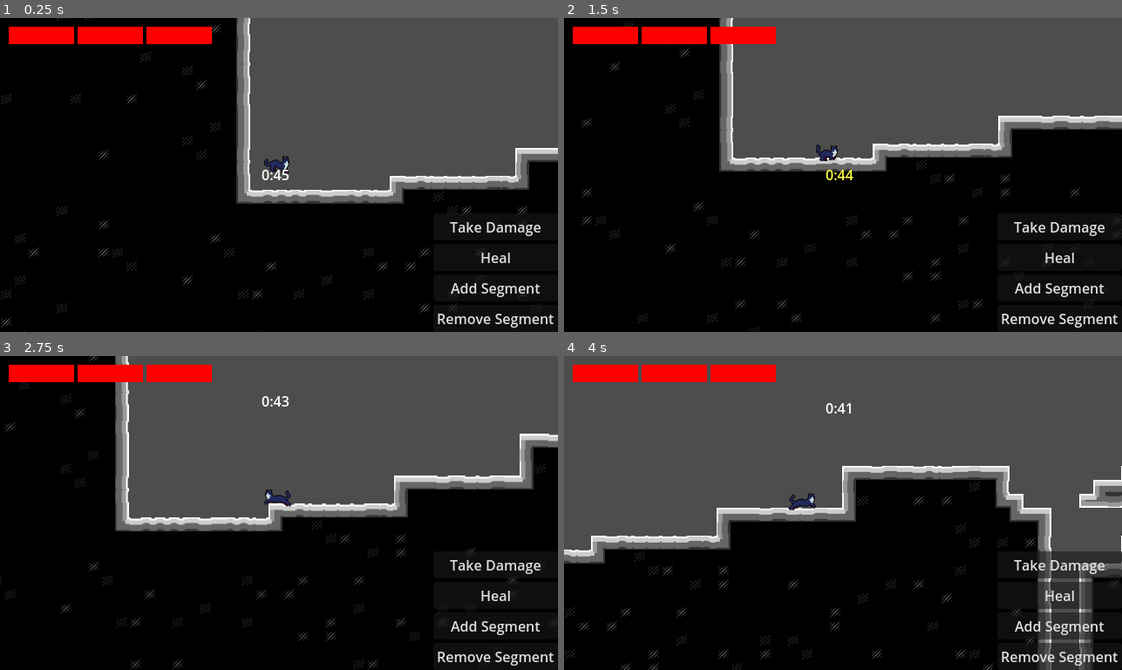
Above: before the commit, frames 1-4 (two rows, left to right).
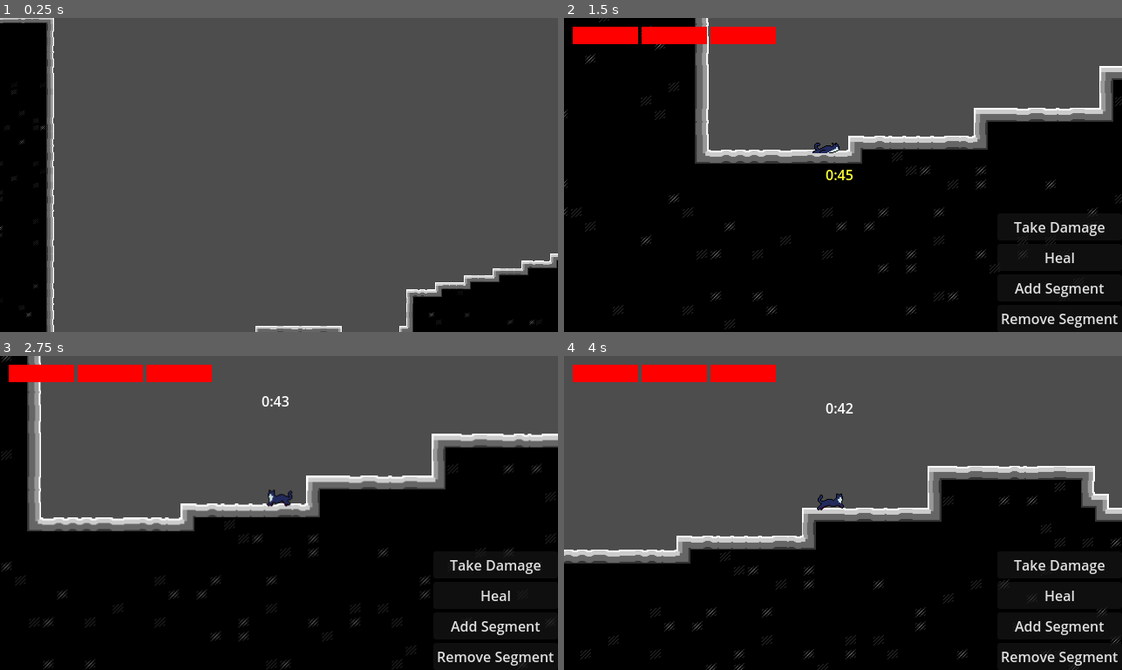
Above: after the commit, the same moments.

Repository: EmperorCookie/groundhogvania
Game: Godot game, scene res://levels/prototype/prototype_level.tscn
Two runs of this game, one before a commit and one after it. Both use one fixed random seed, a clock stepped at 60 frames per second and the inputs below. This scene is started directly instead of the project's main scene.
Inputs:
- Up to frame 1 (0.25 s): no input
- Up to frame 2 (1.5 s): hold Right (player_right) from 0.53 s (still down); tap Space (player_jump) at 0.6, 0.77, 1.07 s; tap Shift (player_dash) at 1.35 s
- Up to frame 3 (2.75 s): tap Space (player_jump) at 1.52, 1.55, 1.82, 2.1 s; release Right (player_right) at 2.03 s; hold Left (player_left) from 2.03 s (still down)
- Up to frame 4 (4 s): release Left (player_left) at 2.78 s; hold Right (player_right) from 2.78 s (still down); tap Shift (player_dash) at 2.85 s; tap Space (player_jump) at 3.02, 3.05, 3.32, 3.6, 3.77 s

The runs differ from the first frame. In frame 1, 61% of the frame differs, in the area x 0-100%, y 0-100%; in frame 2, 10%; in frame 3, 17%; in frame 4, 17%.

Commit message:
Preview controller added

Diff:
--- a/levels/prototype/prototype_level.tscn
+++ b/levels/prototype/prototype_level.tscn
@@ -1,9 +1,11 @@
-[gd_scene load_steps=5 format=4 uid="uid://byq04x76yogq2"]
+[gd_scene load_steps=7 format=4 uid="uid://byq04x76yogq2"]
 
 [ext_resource type="TileSet" uid="uid://duvwwdne6hncq" path="res://assets/blocking_tileset.tres" id="1_7xbuc"]
 [ext_resource type="PackedScene" uid="uid://doaui24fomcxa" path="res://camera/target_camera.tscn" id="3_nkijq"]
 [ext_resource type="PackedScene" uid="uid://5yuhe55teig6" path="res://player/player.tscn" id="3_yc6rk"]
 [ext_resource type="PackedScene" uid="uid://25jvu1t7w5ho" path="res://menu/player_hud.tscn" id="4_yc6rk"]
+[ext_resource type="PackedScene" uid="uid://d2i2j5p2nqktx" path="res://player/preview_controller.tscn" id="5_x6tsm"]
+[ext_resource type="Script" uid="uid://bu8hcbjroii8c" path="res://player/preview_controller.gd" id="6_t82ty"]
 
 [node name="PrototypeLevel" type="Node2D"]
 
@@ -12,10 +14,21 @@
 tile_map_data = PackedByteArray("AAAAABUAAAABAAEAAAAAABQAAAAFAAEAAAAPABQAAAAHAAcAAAAPABEAAAAAAAEAAAAPABAAAAAFAAQAAAAAAB …(251040 unchanged characters)…
 tile_set = ExtResource("1_7xbuc")
 
+[node name="PreviewController" parent="." node_paths=PackedStringArray("enable_nodes", "disable_nodes") instance=ExtResource("5_x6tsm")]
+scale = Vector2(2, 2)
+script = ExtResource("6_t82ty")
+enable_nodes = [NodePath("../Player"), NodePath("../PlayerCamera"), NodePath("../PlayerHud")]
+disable_nodes = [NodePath("../PreviewCamera")]
+
+[node name="PreviewCamera" parent="." node_paths=PackedStringArray("target") instance=ExtResource("3_nkijq")]
+target = NodePath("../PreviewController")
+spring = 20.0
+lead = 0.0
+
 [node name="Player" parent="." instance=ExtResource("3_yc6rk")]
 position = Vector2(-468, 395)
 
-[node name="TargetCamera" parent="." node_paths=PackedStringArray("target") instance=ExtResource("3_nkijq")]
+[node name="PlayerCamera" parent="." node_paths=PackedStringArray("target") instance=ExtResource("3_nkijq")]
 target = NodePath("../Player")
 
 [node name="PlayerHud" parent="." instance=ExtResource("4_yc6rk")]
--- a/player/player.gd
+++ b/player/player.gd
@@ -5,6 +5,7 @@
 # References
 @export var horizontal_flipper: Node2D = null
 @export var animation_player: AnimationPlayer = null
+@onready var player_hud = get_node("../PlayerHud")
 
 # Scale
 const CHARACTER_HEIGHT_PX: int = 12
@@ -38,13 +39,6 @@
 @export var dash_duration: float = 0.3
 @export var hurt_time: float = 0.2
 @export var hurt_speed: Vector2 = Vector2(-6 * GRID, -6 * GRID)
-
-# HUD reference
-var player_hud
-
-func _ready():
-	# Get reference to the PlayerHud (sibling node)
-	player_hud = get_node("../PlayerHud")
 
 # State
 var facing: float = 1
--- /dev/null
+++ b/player/preview_controller.gd
@@ -0,0 +1,50 @@
+extends Node2D
+
+# Node control
+@export var enable_nodes: Array[Node]
+@export var disable_nodes: Array[Node]
+
+# Stats
+@export var speed: float = 1000
+
+func _ready():
+	for node in enable_nodes:
+		node.process_mode = Node.PROCESS_MODE_DISABLED
+		if node is CanvasItem or node is CanvasLayer:
+			node.visible = false
+
+func _physics_process(delta: float):
+	var up_action = "player_up"
+	var down_action = "player_down"
+	var left_action = "player_left"
+	var right_action = "player_right"
+	var jump_action = "player_jump"
+	handle_input(
+		Input.get_vector(left_action, right_action, down_action, up_action),
+		input_state(jump_action),
+		delta,
+	)
+
+func handle_input(direction: Vector2, jump_action: int, delta: float):
+	global_position += direction * Vector2(1, -1) * speed * delta
+	if jump_action >= 1:
+		start_level()
+
+func input_state(action: String) -> int:
+	return (
+		2 if Input.is_action_just_pressed(action)
+		else 1 if Input.is_action_pressed(action)
+		else -1 if Input.is_action_just_released(action)
+		else 0
+	)
+
+func start_level():
+	for node in disable_nodes:
+		for child in node.get_children():
+			child.queue_free()
+		node.queue_free()
+	for node in enable_nodes:
+		node.process_mode = Node.PROCESS_MODE_INHERIT
+		if node is CanvasItem or node is CanvasLayer:
+			node.visible = true
+	queue_free()
--- /dev/null
+++ b/player/preview_controller.tscn
@@ -0,0 +1,3 @@
+[gd_scene format=3 uid="uid://d2i2j5p2nqktx"]
+
+[node name="PreviewController" type="Node2D"]
Not shown, added: player/preview_controller.gd.uid
